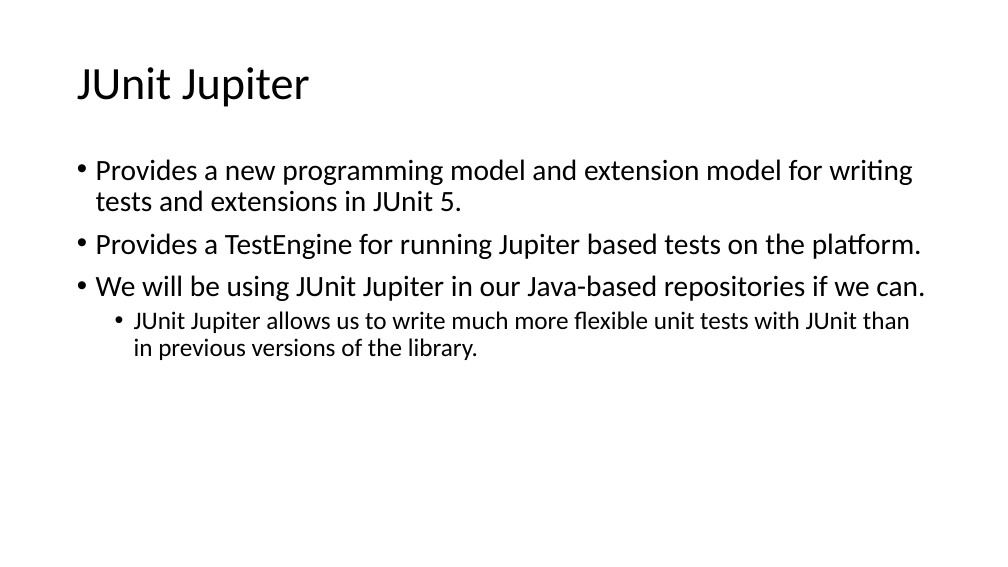
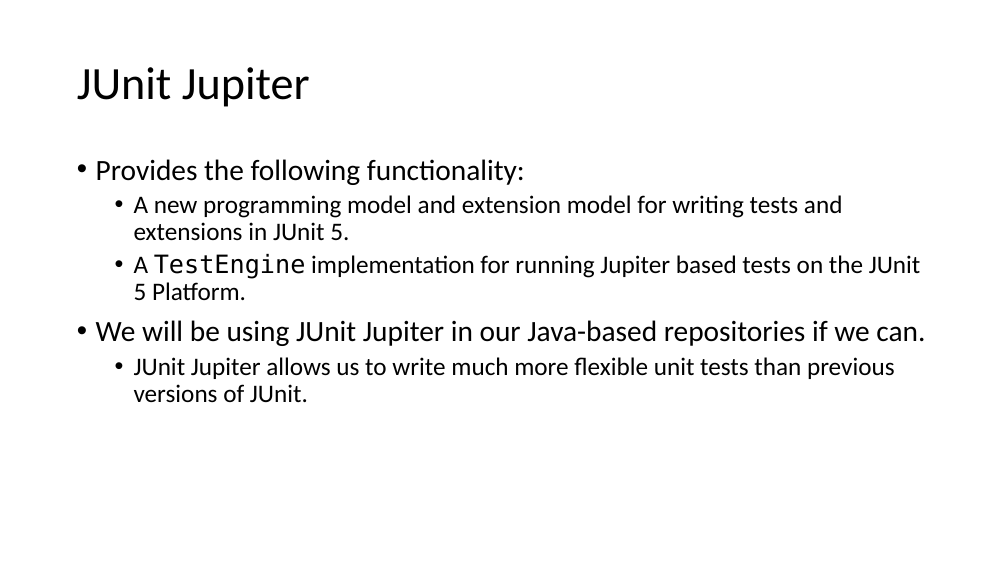
Before and after one commit to cebartling/test-driven, a slide deck: slide 4 of presentations/Introduction to JUnit 5.pptx. Drawn at 1008x567 pixels with LibreOffice and Linux fonts; fonts in the diff are those of the drawing. Boxes give left, top, right and bottom in pixels: in the first picture for what was removed or moved away, otherwise in the second. Text is boxed around its words. In the diff, an @@ line names an element or a change of style, - is before the commit and + after.

Commit message:
JUnit 5 presentation changes

```diff
--- a/presentations/Introduction to JUnit 5.pptx
+++ b/presentations/Introduction to JUnit 5.pptx
@@ text at box(96, 159, 921, 300): text changed; size 28 to 24 pt @@
-• Provides a new programming model and extension model for writing tests and extensions in JUnit 5.
-• Provides a TestEngine for running Jupiter based tests on the platform.
+• Provides the following functionality:
+  • A new programming model and extension model for writing tests and extensions in JUnit 5.
+  • A TestEngine implementation for running Jupiter based tests on the JUnit 5 Platform.
@@ text at box(134, 357, 895, 403): text changed @@
-  • JUnit Jupiter allows us to write much more flexible unit tests with JUnit than in previous versions of the library.
+  • JUnit Jupiter allows us to write much more flexible unit tests than previous versions of JUnit.
```
Also in this commit, not shown: 14 other slides changed, 2 slides removed, 1 other file.
